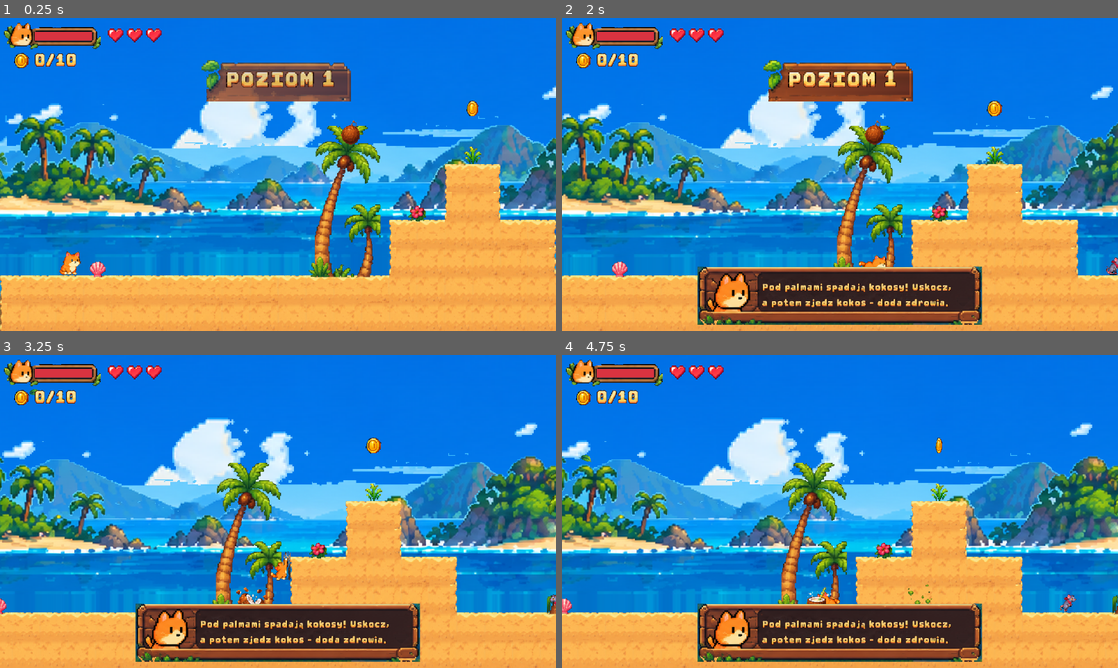
Above: before the commit, frames 1-4 (two rows, left to right).
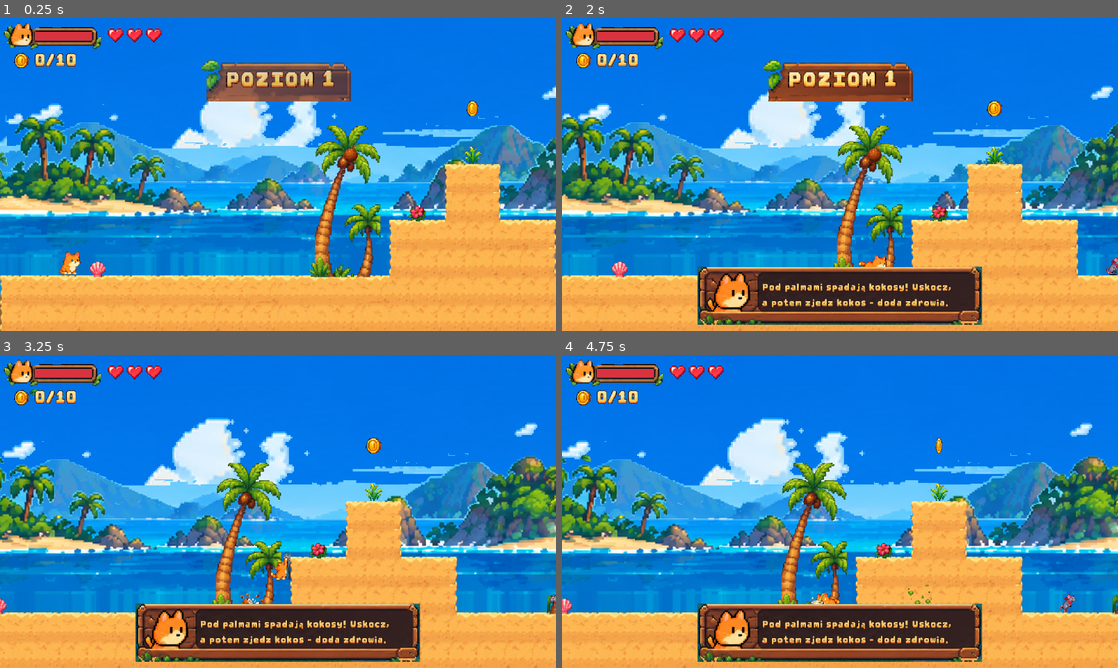
Above: after the commit, the same moments.

Repository: leksa-dev/cat-platformer
Game: Godot game, scene res://scenes/level/level_02.tscn
Two runs of this game, one before a commit and one after it. Both use one fixed random seed, a clock stepped at 60 frames per second and the inputs below. This scene is started directly instead of the project's main scene.
Inputs:
- Up to frame 1 (0.25 s): no input
- Up to frame 2 (2 s): tap Enter (ui_accept) at 0.5 s; hold J (attack) 0.53-1.28 s; hold D (right) from 0.53 s (still down); tap Space (jump) at 0.77, 1.52 s; tap Shift (dash) at 1.35 s
- Up to frame 3 (3.25 s): release D (right) at 2.03 s; hold A (left) 2.03-2.78 s; tap K (fart) at 2.1 s; hold D (right) from 2.78 s (still down); tap X at 2.85 s; tap Space (jump) at 3.02 s
- Up to frame 4 (4.75 s): tap C at 3.6 s; tap Space (jump) at 3.77, 4.52 s; release D (right) at 4.28 s; hold A (left) from 4.28 s (still down); tap P at 4.35 s

The runs differ from the first frame. In frame 1, 0.3% of the frame differs, in the area x 61-65%, y 32-46%; in frame 2, 0.3%, in the area x 54-58%, y 32-47%; in frame 3, 0.1%; in frame 4, 0.1%.

Commit message:
Coconut: drop shadow no longer lifts it above the palm, 1/4 smaller
Co-Authored-By: Claude Opus 5.5 <noreply@anthropic.com>
Claude-Session: https://claude.ai/code/session_011nTXPMpz8sabEPGxZfve52

Diff:
--- a/scenes/hazards/coconut.tscn
+++ b/scenes/hazards/coconut.tscn
@@ -9,6 +9,6 @@
 
 [node name="Sprite" type="Sprite2D" parent="."]
 scale = Vector2(0.333333, 0.333333)
-position = Vector2(0, -13)
+position = Vector2(0, -9.833333)
 texture = ExtResource("2_t")
 hframes = 15
--- a/scenes/objects/snack.tscn
+++ b/scenes/objects/snack.tscn
@@ -13,7 +13,7 @@
 
 [node name="Sprite" type="Sprite2D" parent="."]
 scale = Vector2(0.333333, 0.333333)
-position = Vector2(0, -13)
+position = Vector2(0, -9.833333)
 texture = ExtResource("2_t")
 hframes = 15
 frame = 14
Binary file changed: assets/game/beach/coconut.png
